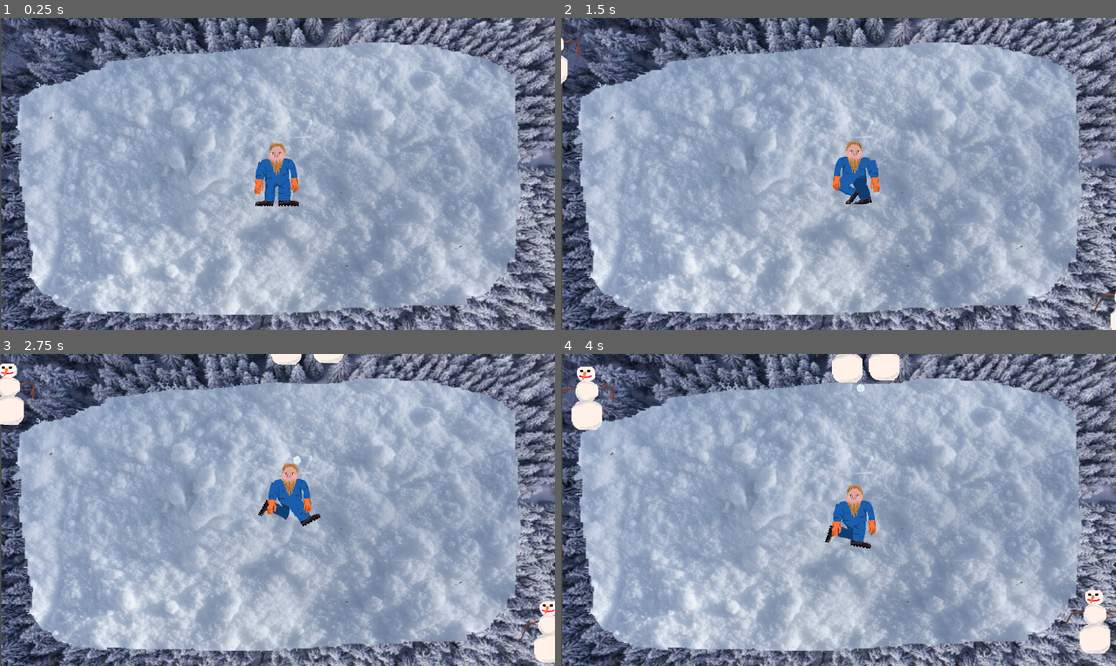
Above: before the commit, frames 1-4 (two rows, left to right).
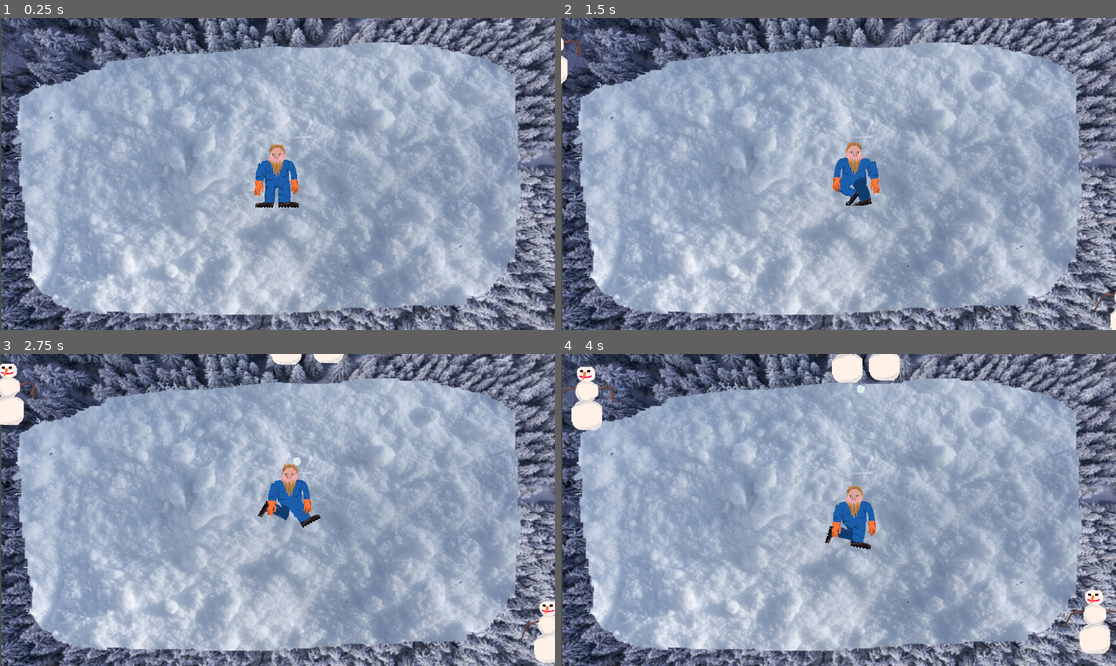
Above: after the commit, the same moments.

Repository: Parker-Vetter/snow-man-brawl
Game: Godot game, scene res://MainGame/Scenes/mainGame.tscn
The game is run twice, just before and just after one commit, with the same random seed, the same clock (stepped at 60 frames per second) and the same inputs.
Inputs (mouse positions are in pixels of both pictures, inside the frame that each line leads up to):
- Up to frame 1 (0.25 s): no input
- Up to frame 2 (1.5 s): move the mouse to (960, 158) at 0.52 s; move the mouse to (727, 189) at 1.27 s
- Up to frame 3 (2.75 s): move the mouse to (333, 441) at 2.02 s
- Up to frame 4 (4 s): move the mouse to (810, 572) at 2.77 s; move the mouse to (1005, 556) at 3.52 s

The runs differ from the first frame. In frame 1, 0.5% of the frame differs, in the area x 45-54%, y 39-61%; in frame 2, 0.4%; in frame 3, 0.4%; in frame 4, 0.4%.

Commit message:
sprite upgrade

Diff:
--- a/MainGame/Scenes/mainGame.tscn
+++ b/MainGame/Scenes/mainGame.tscn
@@ -1,8 +1,8 @@
 [gd_scene format=3 uid="uid://b50qatksorepn"]
 
-[ext_resource type="Script" uid="uid://b4iql8idvn5sl" path="res://MainGame/Scripts/main_game.gd" id="1_2gnak"]
+[ext_resource type="Script" path="res://MainGame/Scripts/main_game.gd" id="1_2gnak"]
 [ext_resource type="Texture2D" uid="uid://bnptlavybfl6u" path="res://MainGame/Assets/background.png" id="1_bde7d"]
-[ext_resource type="PackedScene" uid="uid://bkrpxviudheek" path="res://MainGame/Scenes/player.tscn" id="2_4bhc6"]
+[ext_resource type="PackedScene" uid="uid://beoigifsn37au" path="res://MainGame/Scenes/player2.tscn" id="2_4bhc6"]
 [ext_resource type="Resource" uid="uid://doschogkwtrua" path="res://SceneManager/GameData/game_data.tres" id="2_dql36"]
 [ext_resource type="Script" uid="uid://dhq2qu3bnbfvx" path="res://MainGame/Scripts/enemy_spawner.gd" id="3_nwsis"]
 [ext_resource type="PackedScene" uid="uid://byo57dlvacb22" path="res://MainGame/Scenes/snowman.tscn" id="4_xuvwu"]
@@ -24,6 +24,6 @@
 [node name="EnemySpawnTimer" type="Timer" parent="EnemySpawner" unique_id=1088430609]
 
 [node name="Player" parent="." unique_id=1210048637 instance=ExtResource("2_4bhc6")]
-position = Vector2(960, 539)
+position = Vector2(960, 544)
 
 [connection signal="timeout" from="EnemySpawner/EnemySpawnTimer" to="EnemySpawner" method="_on_timer_timeout"]
--- /dev/null
+++ b/MainGame/Scenes/player2.tscn
@@ -0,0 +1,201 @@
+[gd_scene format=3 uid="uid://beoigifsn37au"]
+
+[ext_resource type="Script" uid="uid://dx6v36ecoksvj" path="res://MainGame/Scripts/player.gd" id="1_mta5u"]
+[ext_resource type="Texture2D" uid="uid://drhmw0seqyp60" path="res://MainGame/Assets/player-Sheet.png" id="2_mta5u"]
+
+[sub_resource type="AtlasTexture" id="AtlasTexture_nw3ce"]
+atlas = ExtResource("2_mta5u")
+region = Rect2(0, 0, 225, 225)
+
+[sub_resource type="AtlasTexture" id="AtlasTexture_kabq0"]
+atlas = ExtResource("2_mta5u")
+region = Rect2(225, 0, 225, 225)
+
+[sub_resource type="AtlasTexture" id="AtlasTexture_sfk3o"]
+atlas = ExtResource("2_mta5u")
+region = Rect2(450, 0, 225, 225)
+
+[sub_resource type="AtlasTexture" id="AtlasTexture_14yb0"]
+atlas = ExtResource("2_mta5u")
+region = Rect2(675, 0, 225, 225)
+
+[sub_resource type="AtlasTexture" id="AtlasTexture_22ovo"]
+atlas = ExtResource("2_mta5u")
+region = Rect2(900, 0, 225, 225)
+
+[sub_resource type="AtlasTexture" id="AtlasTexture_jcqmh"]
+atlas = ExtResource("2_mta5u")
+region = Rect2(1125, 0, 225, 225)
+
+[sub_resource type="AtlasTexture" id="AtlasTexture_okscp"]
+atlas = ExtResource("2_mta5u")
+region = Rect2(0, 225, 225, 225)
+
+[sub_resource type="AtlasTexture" id="AtlasTexture_ijg7m"]
+atlas = ExtResource("2_mta5u")
+region = Rect2(225, 225, 225, 225)
+
+[sub_resource type="AtlasTexture" id="AtlasTexture_tt2b1"]
+atlas = ExtResource("2_mta5u")
+region = Rect2(450, 225, 225, 225)
+
+[sub_resource type="AtlasTexture" id="AtlasTexture_f7f5n"]
+atlas = ExtResource("2_mta5u")
+region = Rect2(675, 225, 225, 225)
+
+[sub_resource type="AtlasTexture" id="AtlasTexture_dem8q"]
+atlas = ExtResource("2_mta5u")
+region = Rect2(900, 225, 225, 225)
+
+[sub_resource type="AtlasTexture" id="AtlasTexture_0jkyo"]
+atlas = ExtResource("2_mta5u")
+region = Rect2(1125, 225, 225, 225)
+
+[sub_resource type="AtlasTexture" id="AtlasTexture_73i7l"]
+atlas = ExtResource("2_mta5u")
+region = Rect2(0, 450, 225, 225)
+
+[sub_resource type="AtlasTexture" id="AtlasTexture_uddqp"]
+atlas = ExtResource("2_mta5u")
+region = Rect2(225, 450, 225, 225)
+
+[sub_resource type="AtlasTexture" id="AtlasTexture_7o5q4"]
+atlas = ExtResource("2_mta5u")
+region = Rect2(450, 450, 225, 225)
+
+[sub_resource type="SpriteFrames" id="SpriteFrames_5xoc3"]
+animations = [{
+"frames": [{
+"duration": 1.0,
+"texture": SubResource("AtlasTexture_nw3ce")
+}, {
+"duration": 1.0,
+"texture": SubResource("AtlasTexture_kabq0")
+}, {
+"duration": 1.0,
+"texture": SubResource("AtlasTexture_sfk3o")
+}, {
+"duration": 1.0,
+"texture": SubResource("AtlasTexture_14yb0")
+}],
+"loop": true,
+"name": &"idle",
+"speed": 5.0
+}, {
+"frames": [{
+"duration": 1.0,
+"texture": SubResource("AtlasTexture_22ovo")
+}, {
+"duration": 1.0,
+"texture": SubResource("AtlasTexture_jcqmh")
+}, {
+"duration": 1.0,
+"texture": SubResource("AtlasTexture_okscp")
+}, {
+"duration": 1.0,
+"texture": SubResource("AtlasTexture_ijg7m")
+}, {
+"duration": 1.0,
+"texture": SubResource("AtlasTexture_tt2b1")
+}, {
+"duration": 1.0,
+"texture": SubResource("AtlasTexture_f7f5n")
+}, {
+"duration": 1.0,
+"texture": SubResource("AtlasTexture_dem8q")
+}, {
+"duration": 1.0,
+"texture": SubResource("AtlasTexture_0jkyo")
+}, {
+"duration": 1.0,
+"texture": SubResource("AtlasTexture_73i7l")
+}, {
+"duration": 1.0,
+"texture": SubResource("AtlasTexture_uddqp")
+}, {
+"duration": 1.0,
+"texture": SubResource("AtlasTexture_7o5q4")
+}],
+"loop": true,
+"name": &"run",
+"speed": 5.0
+}]
+
+[sub_resource type="CircleShape2D" id="CircleShape2D_1taep"]
+radius = 70.00714
+
+[sub_resource type="AtlasTexture" id="AtlasTexture_5xoc3"]
+atlas = ExtResource("2_mta5u")
+region = Rect2(900, 450, 225, 225)
+
+[sub_resource type="AtlasTexture" id="AtlasTexture_sjqtk"]
+atlas = ExtResource("2_mta5u")
+region = Rect2(1125, 450, 225, 225)
+
+[sub_resource type="AtlasTexture" id="AtlasTexture_ue3cr"]
+atlas = ExtResource("2_mta5u")
+region = Rect2(0, 675, 225, 225)
+
+[sub_resource type="AtlasTexture" id="AtlasTexture_r6624"]
+atlas = ExtResource("2_mta5u")
+region = Rect2(225, 675, 225, 225)
+
+[sub_resource type="AtlasTexture" id="AtlasTexture_kooas"]
+atlas = ExtResource("2_mta5u")
+region = Rect2(450, 675, 225, 225)
+
+[sub_resource type="AtlasTexture" id="AtlasTexture_f3uyv"]
+atlas = ExtResource("2_mta5u")
+region = Rect2(675, 675, 225, 225)
+
+[sub_resource type="SpriteFrames" id="SpriteFrames_f3uyv"]
+animations = [{
+"frames": [{
+"duration": 1.0,
+"texture": SubResource("AtlasTexture_5xoc3")
+}, {
+"duration": 1.0,
+"texture": SubResource("AtlasTexture_sjqtk")
+}, {
+"duration": 1.0,
+"texture": SubResource("AtlasTexture_ue3cr")
+}, {
+"duration": 1.0,
+"texture": SubResource("AtlasTexture_r6624")
+}, {
+"duration": 1.0,
+"texture": SubResource("AtlasTexture_kooas")
+}, {
+"duration": 1.0,
+"texture": SubResource("AtlasTexture_f3uyv")
+}],
+"loop": false,
+"name": &"throw",
+"speed": 5.0
+}]
+
+[node name="Player" type="CharacterBody2D" unique_id=1210048637]
+script = ExtResource("1_mta5u")
+
+[node name="Sprite2D" type="AnimatedSprite2D" parent="." unique_id=1482828288]
+sprite_frames = SubResource("SpriteFrames_5xoc3")
+animation = &"run"
+autoplay = "idle"
+frame = 5
+frame_progress = 0.8855903
+speed_scale = 2.0
+
+[node name="CollisionShape2D" type="CollisionShape2D" parent="." unique_id=1313249225]
+position = Vector2(0, -1)
+shape = SubResource("CircleShape2D_1taep")
+
+[node name="BulletOrigin" type="Marker2D" parent="." unique_id=1236531661]
+position = Vector2(50.63, -53.4)
+
+[node name="arm" type="AnimatedSprite2D" parent="." unique_id=1829775417]
+position = Vector2(4.65, 4.86)
+sprite_frames = SubResource("SpriteFrames_f3uyv")
+animation = &"throw"
+frame = 5
+frame_progress = 1.0
+speed_scale = 3.0
